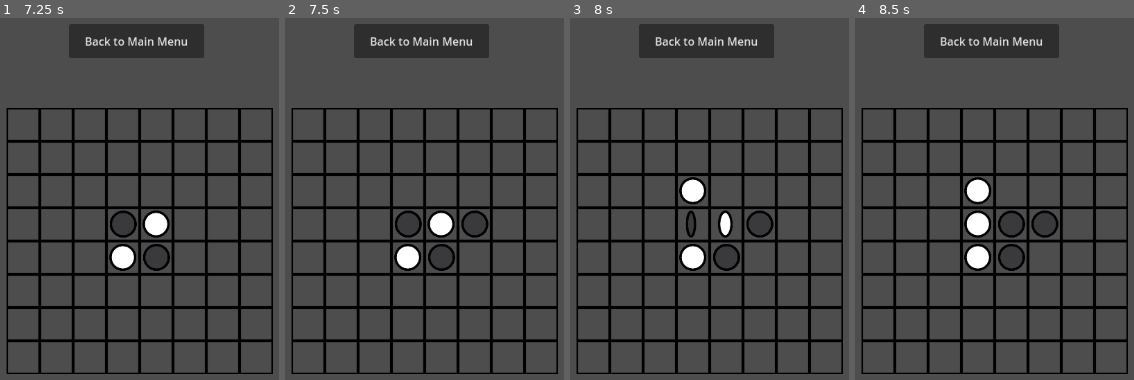
Above: before the commit, frames 1-4 (left to right).
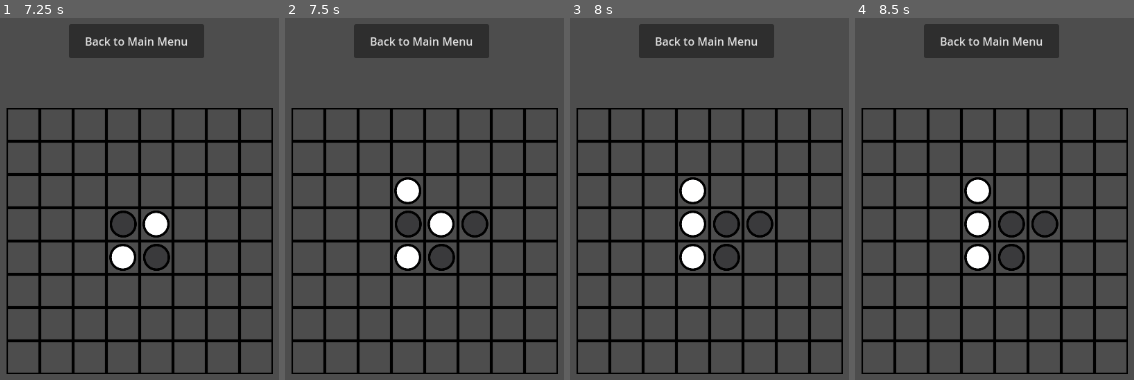
Above: after the commit, the same moments.

Repository: OGSteinglass/FinalProjectEPSGame
Game: Godot game, scene res://main_screen.tscn
Same seed, same stepped clock (60 frames per second), same inputs: the game is played once before the commit and once after it.
Inputs (mouse positions are in pixels of both pictures, inside the frame that each line leads up to):
- Up to frame 1 (7.25 s): click "Play" at 0.5 s; click "Back to Main Menu" at 1.25 s; click "Play" at 2 s; tap Enter at 2.75, 4.25, 5.75 s; move the mouse to (outside the picture) at 2.77 s; click (outside the picture) at 2.92 s; tap Space at 3.5, 5, 6.5 s; move the mouse to (0, 249) at 3.52 s; click (0, 249) at 3.67 s; move the mouse to (239, 126) at 4.27 s; click (239, 126) at 4.42 s; move the mouse to (119, 314) at 5.02 s; click (119, 314) at 5.17 s; move the mouse to (outside the picture) at 5.77 s; click (outside the picture) at 5.92 s; move the mouse to (outside the picture) at 6.52 s; click (outside the picture) at 6.67 s
- Up to frame 2 (7.5 s): move the mouse to (485, 227) at 7.27 s; click (485, 227) at 7.42 s
- Up to frame 3 (8 s): no input
- Up to frame 4 (8.5 s): move the mouse to (896, 115) at 8.02 s; click (896, 115) at 8.17 s

Frame 1 is identical in both runs. In frame 2, 0.6% of the frame differs, in the area x 39-49%, y 43-52%; in frame 3, 1.0%, in the area x 39-61%, y 53-61%; in frame 4, nothing differs.

Commit message:
added alpha beta pruning

Diff:
--- a/godot_project/GameBoard.gd
+++ b/godot_project/GameBoard.gd
@@ -103,16 +103,7 @@
 
 func _process(delta):
 	timer+=delta
-	if curstate==State.BlackTurn and timer>0.4:
-		if len(get_legal_moves(game_board,1))==0:
-			curstate=State.WhiteTurn
-	if curstate==State.WhiteTurn and timer>0.4:
-		if len(get_legal_moves(game_board,2))==0:
-			curstate=State.BlackTurn
-		else:
-			var best_move=get_best_move(game_board,2,4)
-			move(2,best_move.x,best_move.y,game_board,true)
-			render(game_board)
+
 
 
 func score(board, color):
@@ -143,7 +134,7 @@
 				out.append(Vector2i(j,i))
 	return out
 
-func evaluate(board, color, depth):
+func evaluate(board, color, depth, a):
 
 	if depth == 0:
 		return simple_evaluate(board, color)
@@ -161,16 +152,20 @@
 			return -10000
 		if score(board, target_color) == 0:
 			return 10000
+		var best_eval = 10000
 		if len(moves) ==0:
-			return -1*evaluate(board, target_color, depth-1)
+			return -1*evaluate(board, target_color, depth-1, best_eval)
 		var best_move = Vector2i.ZERO
-		var best_eval = 10000
+
 		for i in range(len(moves)):
 
 			var new_board = board.duplicate(true)
 			#TODO figure out this inequality
 			move(color, moves[i].x, moves[i].y, new_board, false)
-			var eval = -1*evaluate(new_board,target_color,depth-1)
+			var eval = -1*evaluate(new_board,target_color,depth-1, best_eval)
+
+			if eval > a:
+				return eval
 			if eval<best_eval:
 				best_eval=eval
 				best_move=moves[i]
@@ -240,9 +235,9 @@
 	var best_eval = 100000
 
 	for i in range(len(moves)):
-
+		var old_best = -1000000
 		var new_board = board.duplicate(true)
-		var eval = -evaluate(new_board,target_color,depth-1)
+		var eval = -evaluate(new_board,target_color,depth-1,0-old_best)
 		move(color, moves[i].x, moves[i].y, new_board, false)
 		if best_eval> eval:
 			best_move=moves[i]
@@ -270,3 +265,13 @@
 						move(color,clicked_cell.x,clicked_cell.y,game_board,true)
 						render(game_board)
 						timer=0
+
+						if len(get_legal_moves(game_board,1))==0:
+							curstate=State.WhiteTurn
+
+						if len(get_legal_moves(game_board,2))==0:
+							curstate=State.BlackTurn
+						else:
+							var best_move=get_best_move(game_board,2,5)
+							move(2,best_move.x,best_move.y,game_board,true)
+							render(game_board)
